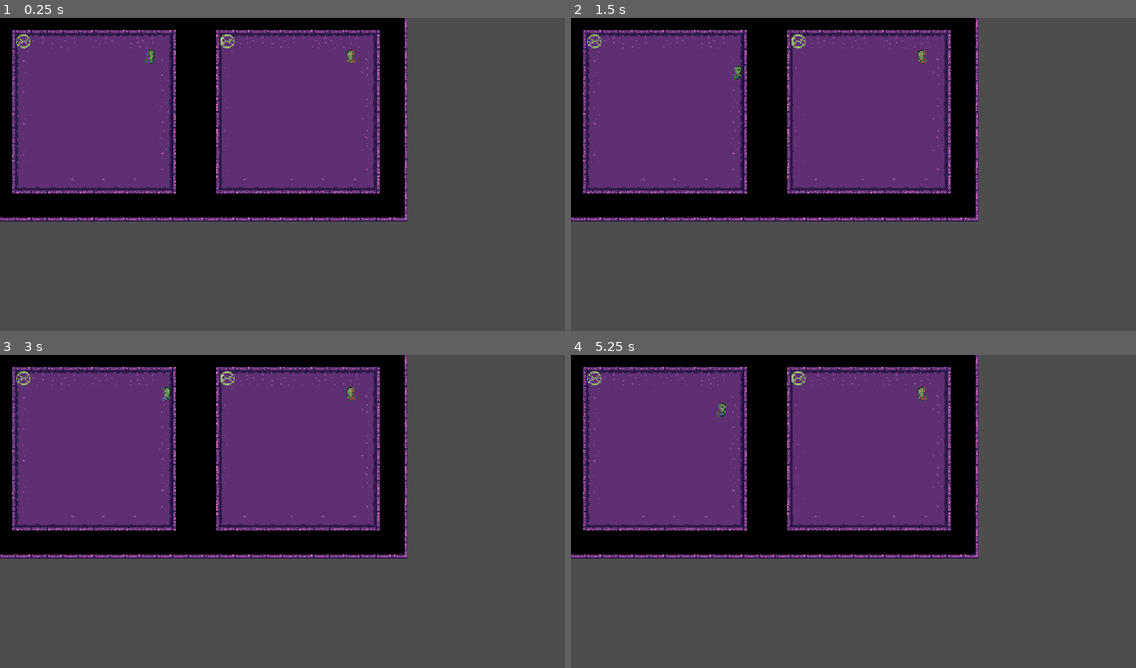
Above: before the commit, frames 1-4 (two rows, left to right).
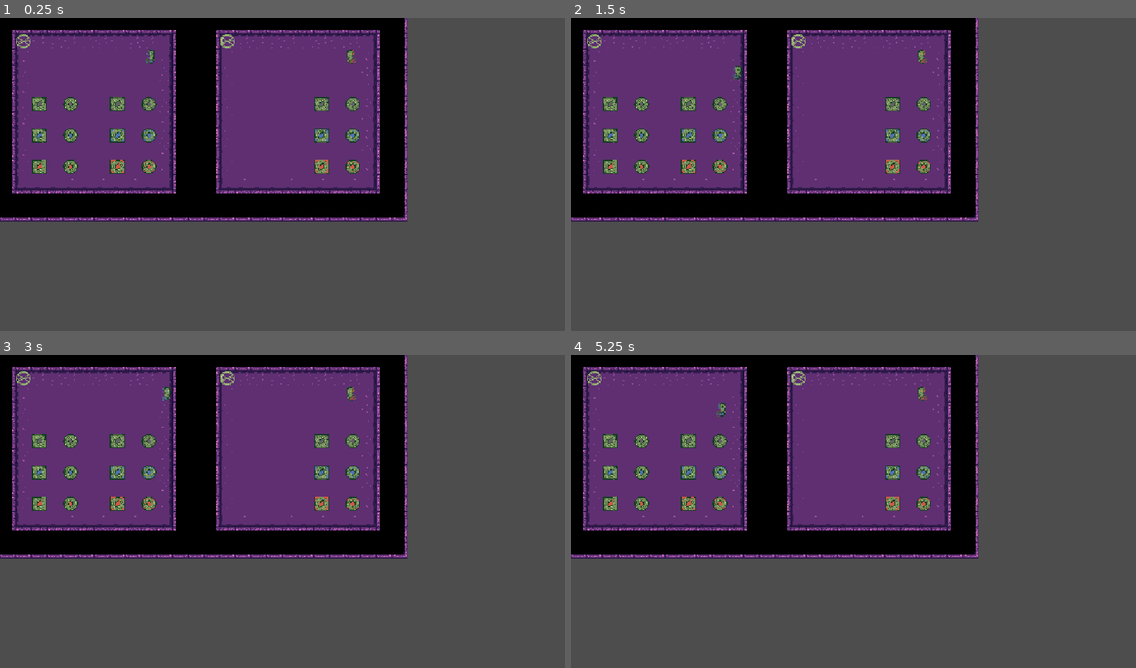
Above: after the commit, the same moments.

Repository: whitsettbe/kcol-f26-gamedevproj-cb
Game: Godot game, scene res://levels/basic_level_filled.tscn
The game is run twice, just before and just after one commit, with the same random seed, the same clock (stepped at 60 frames per second) and the same inputs. This scene is started directly instead of the project's main scene.
Inputs:
- Up to frame 1 (0.25 s): no input
- Up to frame 2 (1.5 s): tap Enter at 0.5 s; hold D (L_right) 0.53-1.28 s; hold Shift (undo) 0.53-1.28 s; tap Space (restart) at 1.25 s; hold S (L_down) from 1.28 s (still down); tap Shift (undo) at 1.35 s
- Up to frame 3 (3 s): tap Space (restart) at 2, 2.75 s; release S (L_down) at 2.03 s; hold D (L_right) 2.03-2.78 s; hold Shift (undo) 2.03-2.78 s; hold W (L_up) from 2.78 s (still down); tap Shift (undo) at 2.85 s
- Up to frame 4 (5.25 s): tap Space (restart) at 3.5, 4.25 s; release W (L_up) at 3.53 s; hold Shift (undo) 3.53-4.28 s; hold A (L_left) 3.53-5.03 s; tap Shift (undo) at 4.35 s; hold S (L_down) from 5.03 s (still down); hold Shift (undo) from 5.03 s (still down)

The runs differ from the first frame. In frame 1, 1.9% of the frame differs, in the area x 5-64%, y 25-50%; in frame 2, 1.9%; in frame 3, 1.9%; in frame 4, 1.9%.

Commit message:
Block instructions w/ color, shape, entanglement

Diff:
--- a/TornAsunder/levels/basic_level_filled.tscn
+++ b/TornAsunder/levels/basic_level_filled.tscn
@@ -5,6 +5,7 @@
 [ext_resource type="PackedScene" uid="uid://cuba4r5drblv1" path="res://level_components/scenes/portal_in.tscn" id="3_b2rmo"]
 [ext_resource type="PackedScene" uid="uid://bmgltflbc15gb" path="res://level_components/scenes/block.tscn" id="4_xn5bn"]
 [ext_resource type="Script" uid="uid://dhm1jiir4y22f" path="res://level_components/scripts/player.gd" id="5_mlf20"]
+[ext_resource type="Script" uid="uid://cql1obqj20n4f" path="res://level_components/scripts/entangled.gd" id="6_e6b0d"]
 
 [node name="Basic_Level_Filled" type="Node2D" unique_id=1479523790]
 script = ExtResource("1_j58y7")
@@ -41,3 +42,114 @@
 side = 1
 blockType = 1
 blockColor = 2
+
+[node name="Block_red" parent="." unique_id=483487233 instance=ExtResource("4_xn5bn")]
+position = Vector2(80, 304)
+blockColor = 2
+
+[node name="Block_blue" parent="." unique_id=259812099 instance=ExtResource("4_xn5bn")]
+position = Vector2(80, 240)
+blockColor = 1
+
+[node name="Block_grey" parent="." unique_id=686514337 instance=ExtResource("4_xn5bn")]
+position = Vector2(80, 176)
+
+[node name="Block_red_roll" parent="." unique_id=1595322661 instance=ExtResource("4_xn5bn")]
+position = Vector2(144, 304)
+blockColor = 2
+rolling = true
+
+[node name="Block_blue_roll" parent="." unique_id=858058278 instance=ExtResource("4_xn5bn")]
+position = Vector2(144, 240)
+blockColor = 1
+rolling = true
+
+[node name="Block_grey_roll" parent="." unique_id=165040038 instance=ExtResource("4_xn5bn")]
+position = Vector2(144, 176)
+rolling = true
+
+[node name="Block_red_roll_eLeft" parent="." unique_id=1667867087 node_paths=PackedStringArray("partner") instance=ExtResource("4_xn5bn")]
+position = Vector2(304, 304)
+script = ExtResource("6_e6b0d")
+partner = NodePath("../Block_red_roll_eRight")
+blockType = 2
+blockColor = 2
+rolling = true
+
+[node name="Block_red_roll_eRight" parent="." unique_id=1121639378 node_paths=PackedStringArray("partner") instance=ExtResource("4_xn5bn")]
+position = Vector2(720, 304)
+script = ExtResource("6_e6b0d")
+partner = NodePath("../Block_red_roll_eLeft")
+blockType = 2
+blockColor = 2
+rolling = true
+
+[node name="Block_blue_roll_eLeft" parent="." unique_id=811597052 node_paths=PackedStringArray("partner") instance=ExtResource("4_xn5bn")]
+position = Vector2(304, 240)
+script = ExtResource("6_e6b0d")
+partner = NodePath("../Block_blue_roll_eRight")
+blockType = 2
+blockColor = 1
+rolling = true
+
+[node name="Block_blue_roll_eRight" parent="." unique_id=504744338 node_paths=PackedStringArray("partner") instance=ExtResource("4_xn5bn")]
+position = Vector2(720, 240)
+script = ExtResource("6_e6b0d")
+partner = NodePath("../Block_blue_roll_eLeft")
+blockType = 2
+blockColor = 1
+rolling = true
+
+[node name="Block_grey_roll_eLeft" parent="." unique_id=1635943206 node_paths=PackedStringArray("partner") instance=ExtResource("4_xn5bn")]
+position = Vector2(304, 176)
+script = ExtResource("6_e6b0d")
+partner = NodePath("../Block_grey_roll_eRight")
+blockType = 2
+rolling = true
+
+[node name="Block_grey_roll_eRight" parent="." unique_id=64905814 node_paths=PackedStringArray("partner") instance=ExtResource("4_xn5bn")]
+position = Vector2(720, 176)
+script = ExtResource("6_e6b0d")
+partner = NodePath("../Block_grey_roll_eLeft")
+blockType = 2
+rolling = true
+
+[node name="Block_red_eLeft" parent="." unique_id=1064610524 node_paths=PackedStringArray("partner") instance=ExtResource("4_xn5bn")]
+position = Vector2(240, 304)
+script = ExtResource("6_e6b0d")
+partner = NodePath("../Block_red_eRight")
+blockType = 2
+blockColor = 2
+
+[node name="Block_red_eRight" parent="." unique_id=1739130615 node_paths=PackedStringArray("partner") instance=ExtResource("4_xn5bn")]
+position = Vector2(656, 304)
+script = ExtResource("6_e6b0d")
+partner = NodePath("../Block_red_eLeft")
+blockType = 2
+blockColor = 2
+
+[node name="Block_blue_eLeft" parent="." unique_id=1596473606 node_paths=PackedStringArray("partner") instance=ExtResource("4_xn5bn")]
+position = Vector2(240, 240)
+script = ExtResource("6_e6b0d")
+partner = NodePath("../Block_blue_eRight")
+blockType = 2
+blockColor = 1
+
+[node name="Block_blue_eRight" parent="." unique_id=897997764 node_paths=PackedStringArray("partner") instance=ExtResource("4_xn5bn")]
+position = Vector2(656, 240)
+script = ExtResource("6_e6b0d")
+partner = NodePath("../Block_blue_eLeft")
+blockType = 2
+blockColor = 1
+
+[node name="Block_grey_eLeft" parent="." unique_id=271103179 node_paths=PackedStringArray("partner") instance=ExtResource("4_xn5bn")]
+position = Vector2(240, 176)
+script = ExtResource("6_e6b0d")
+partner = NodePath("../Block_grey_eRight")
+blockType = 2
+
+[node name="Block_grey_eRight" parent="." unique_id=528100904 node_paths=PackedStringArray("partner") instance=ExtResource("4_xn5bn")]
+position = Vector2(656, 176)
+script = ExtResource("6_e6b0d")
+partner = NodePath("../Block_grey_eLeft")
+blockType = 2
Not shown, changed: Notes/Level Implementation Instructions/Level_Implementation_Instructions.md
